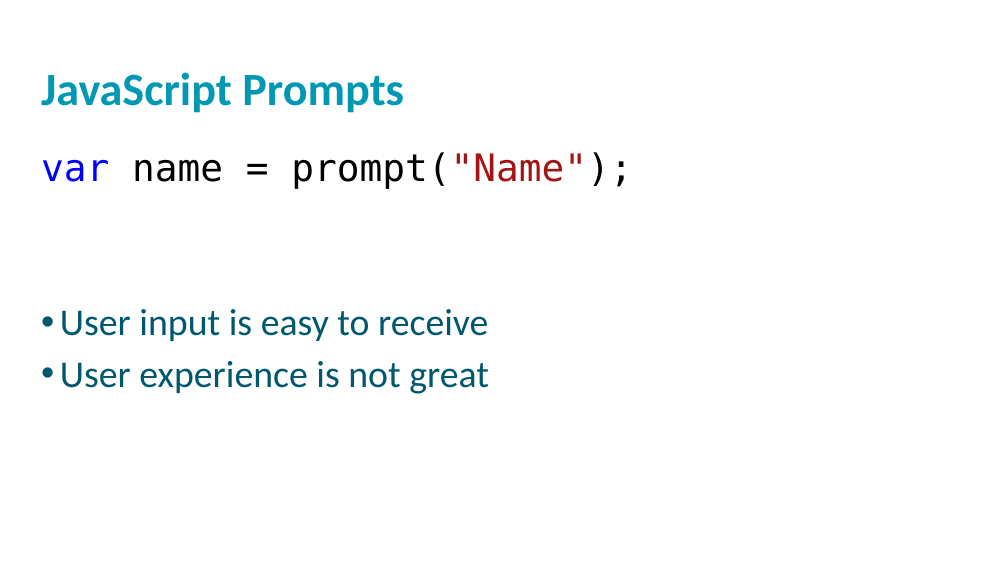
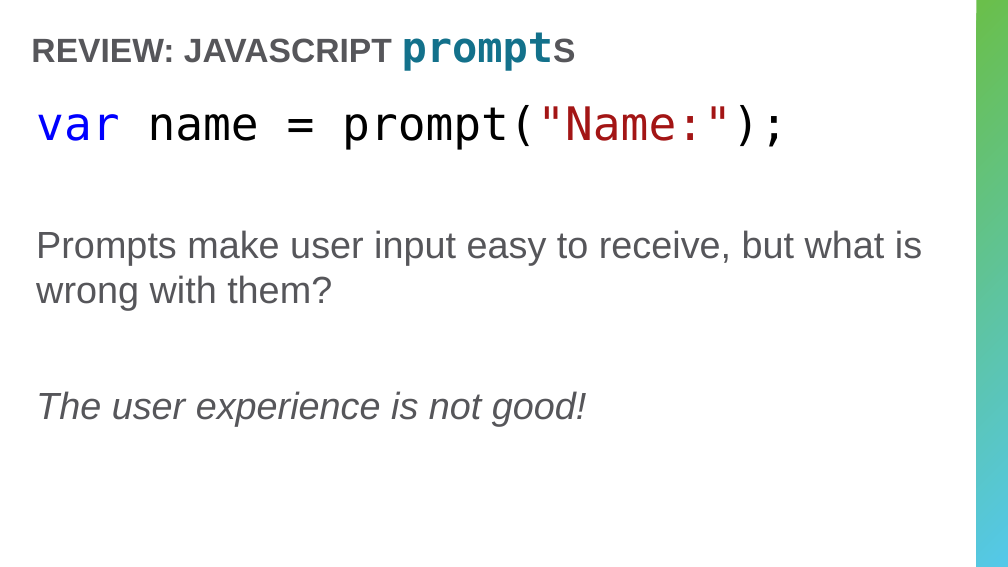
Before and after one commit to hytechclub/web-102, a slide deck: slide 2 of Week06/DomManipulationIntro.pptx. Drawn at 1008x567 pixels with LibreOffice and Linux fonts; fonts in the diff are those of the drawing; background and template pictures are left out. Boxes give left, top, right and bottom in pixels: in the first picture for what was removed or moved away, otherwise in the second. Text is boxed around its words. In the diff, an @@ line names an element or a change of style, - is before the commit and + after.

```diff
--- a/Week06/DomManipulationIntro.pptx
+++ b/Week06/DomManipulationIntro.pptx
@@ rectangle added at (977,0,1008,567), fill gradient #6ABF4B to #54C8E8 @@
@@ title added at (31,38,392,63), 32 pt, text #56565A, bold @@
+REVIEW: JAVASCRIPT promptS
@@ text removed at (41,72,404,113) @@
-JavaScript Prompts
@@ text at (36,105,922,426): text changed; font Calibri to Arial; text colour #00586E to #56565A @@
-var name = prompt("Name");
-• User input is easy to receive
-• User experience is not great
+var name = prompt("Name:");
+Prompts make user input easy to receive, but what is wrong with them?
+The user experience is not good!
```
Also in this commit, not shown: 8 other slides changed, 1 slide added, 1 slide removed, 2 other files.
